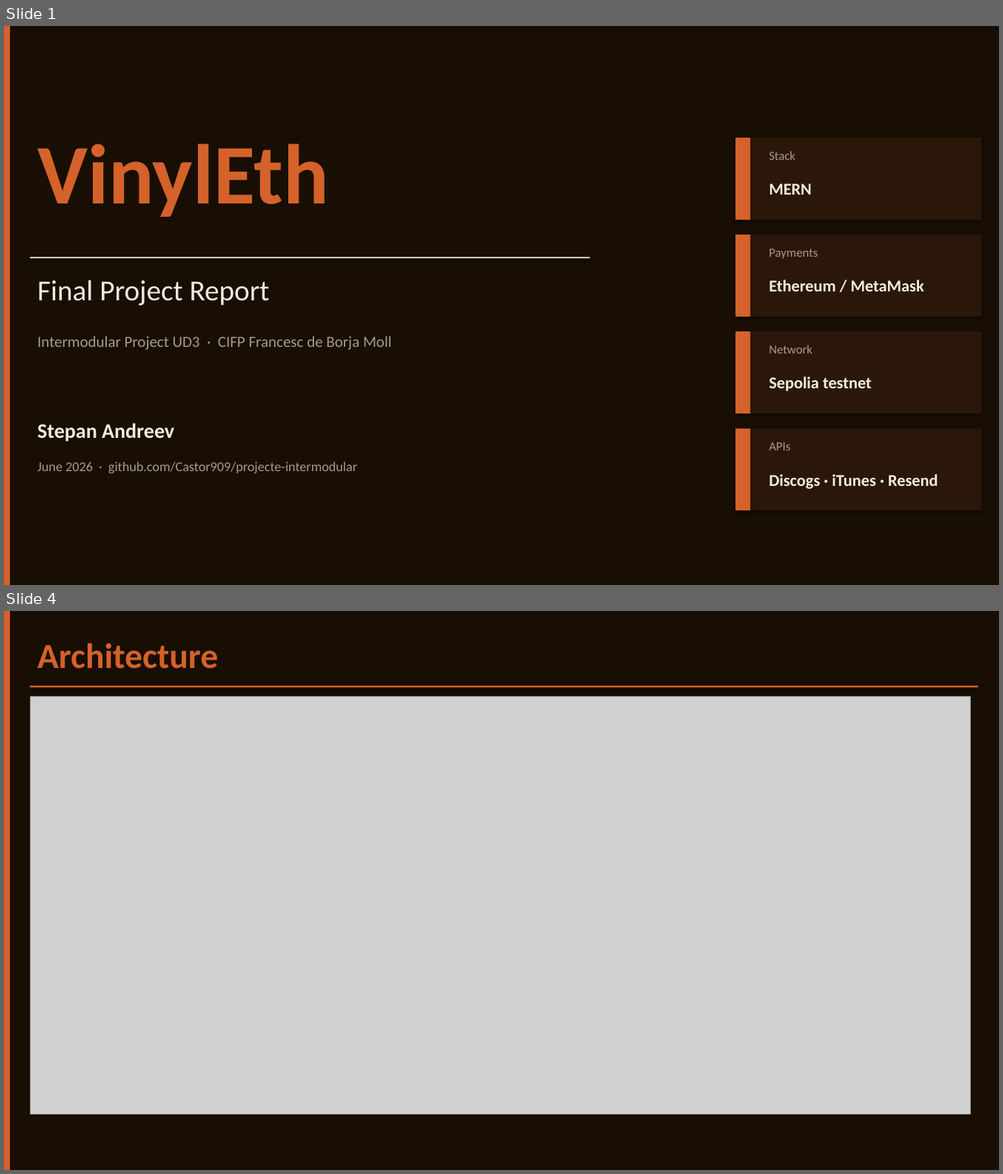
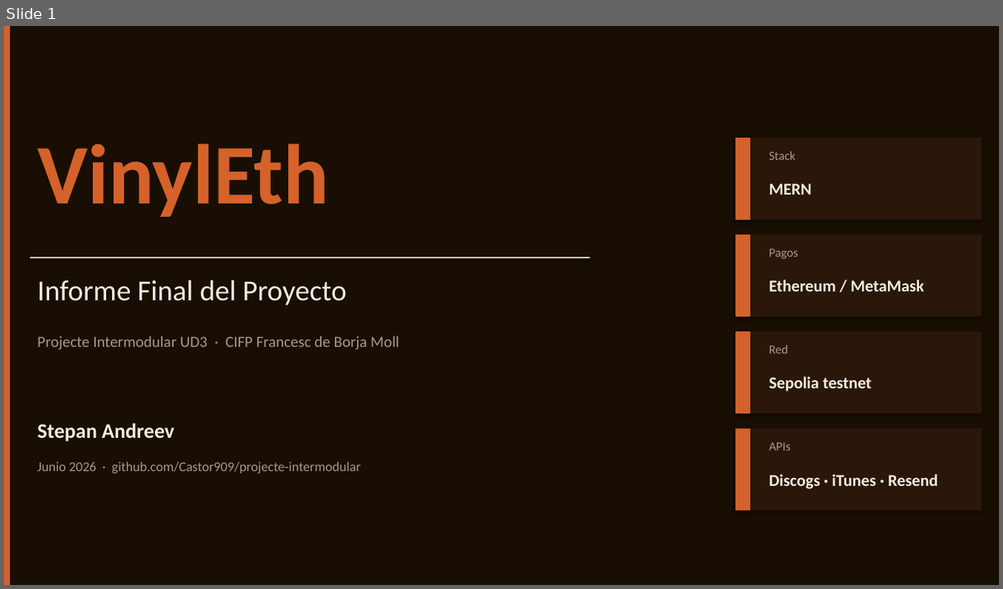
Before and after one commit to Castor909/projecte-intermodular, a slide deck: docs/VinylEth_Presentation.pptx. Shown one above the other, each under a label of ours: slides 1 and 4 before the commit, slide 1 after it; the slides between them are not shown. The pictures are 1003x1174 and 1003x589 pixels, drawn with LibreOffice and Linux fonts; fonts in the diff are those of the drawing; grey boxes stand for pictures. Boxes give left, top, right and bottom in pixels: in the first picture for what was removed or moved away, otherwise in the second. Text is boxed around its words. In the diff, an @@ line names an element or a change of style, - is before the commit and + after.

Commit message:
fix: update presentation text to Spanish for final project report

```diff
--- a/docs/VinylEth_Presentation.pptx
+++ b/docs/VinylEth_Presentation.pptx
@@ slide 4 removed at (x1=4, y1=611, x2=999, y2=1170), background #180E04 @@
@@ rectangle removed at (x1=4, y1=611, x2=10, y2=1170) @@
@@ text removed at (x1=37, y1=643, x2=218, y2=669) @@
-Architecture
@@ rectangle removed at (x1=30, y1=686, x2=978, y2=688) @@
@@ picture removed at (x1=30, y1=697, x2=970, y2=1116) @@
@@ slide 1 changed as well @@
@@ text at (x1=768, y1=249, x2=798, y2=259): text changed @@
-Payments
+Pagos
@@ text at (x1=37, y1=280, x2=346, y2=306): text changed @@
-Final Project Report
+Informe Final del Proyecto
@@ text at (x1=37, y1=336, x2=399, y2=350): text changed @@
-Intermodular Project UD3 · CIFP Francesc de Borja Moll
+Projecte Intermodular UD3 · CIFP Francesc de Borja Moll
@@ text at (x1=768, y1=345, x2=788, y2=354): text changed @@
-Network
+Red
@@ text at (x1=37, y1=462, x2=361, y2=474): text changed @@
-June 2026 · github.com/Castor909/projecte-intermodular
+Junio 2026 · github.com/Castor909/projecte-intermodular
```
Also in this commit, not shown: 9 other slides changed, 2 slides added, 1 other slide removed, 1 other file.
